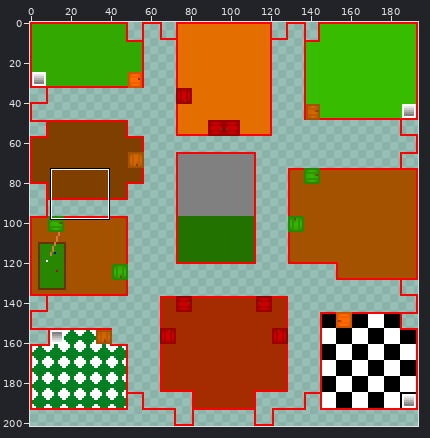
Two states of a sprite sheet, src/main/resources/clue/boardbackground.png. Above, an overview of the earlier version with the close-up marked.
Close-up. Old version:
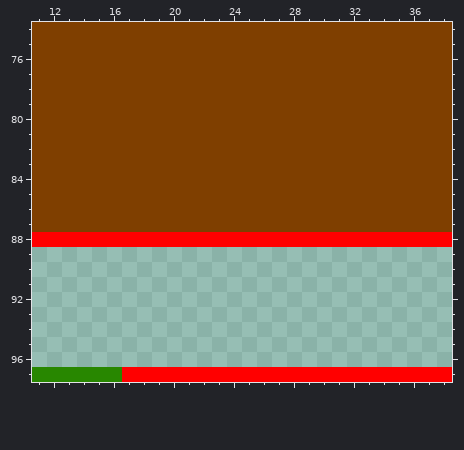
The file is 194x202 pixels. Colours within 5 levels of each other are drawn and written as one. Shown: x 11..38, y 74..97.
The same view after the edit:
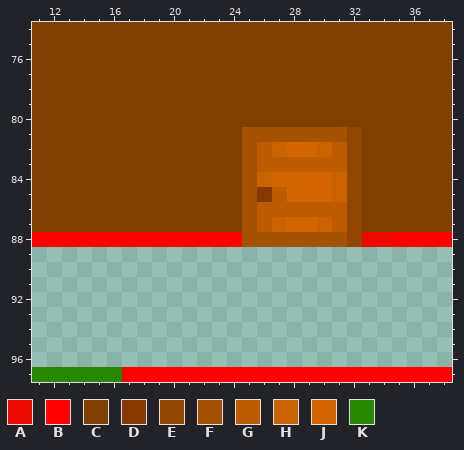
Palette (. is transparent): A #eb0900  B #ff0000  C #7f3f00  D #863800  E #924700  F #a55200  G #bc5b00  H #cb6200  J #d36600  K #288700
The edit:
@@ x 23..36 @@
 80 CCCCCCCCCCCCCC
-81 CCCCCCCCCCCCCC
-82 CCCCCCCCCCCCCC
-83 CCCCCCCCCCCCCC
-84 CCCCCCCCCCCCCC
-85 CCCCCCCCCCCCCC
-86 CCCCCCCCCCCCCC
-87 CCCCCCCCCCCCCC
-88 BBBBBBBBBBBBBB
+81 CCFFFFFFFECCCC
+82 CCFGHJJHGECCCC
+83 CCFGGGGGGECCCC
+84 CCFHJJJJHECCCC
+85 CCFDGJJJHECCCC
+86 CCFGGGGGGECCCC
+87 CCFGHJJHGECCCC
+88 BBFFFFFFFEAABB
 89 ..............
Where, in picture pixels (left, top, right, bottom), the same in both close-ups:
changed: (242, 127, 392, 247)
